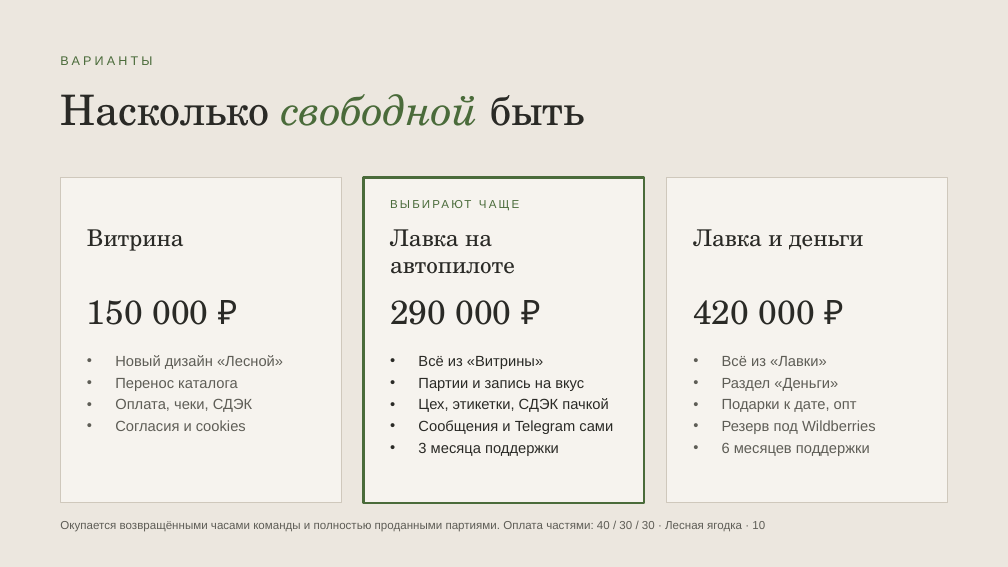
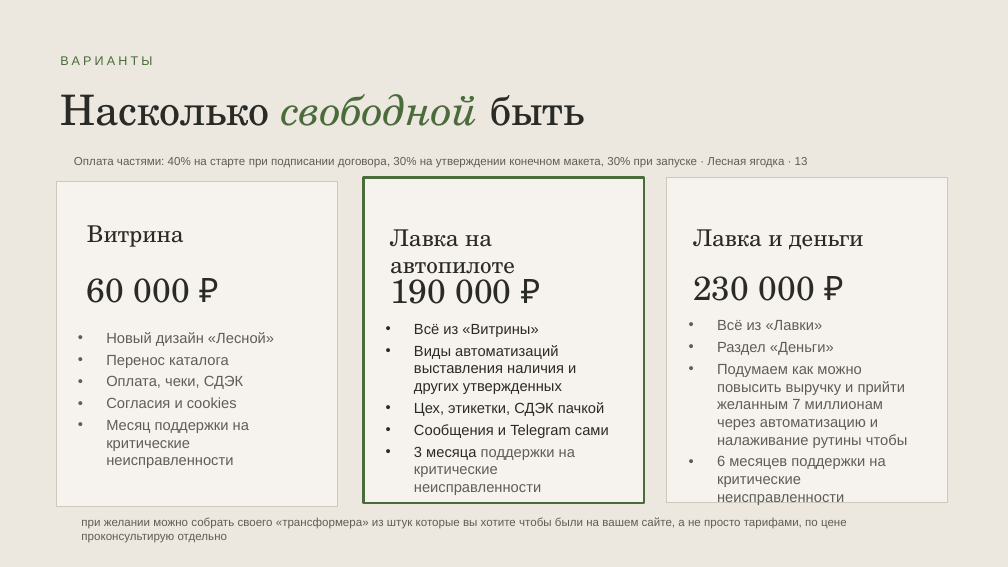
Before and after one commit to ellischment/svoya_ferma, a slide deck: slide 13 of docs/preview/lesnaya-yagodka-predlozhenie.pptx (slide 10 before the commit). Drawn at 1008x567 pixels with LibreOffice and Linux fonts; fonts in the diff are those of the drawing. Boxes give left, top, right and bottom in pixels: in the first picture for what was removed or moved away, otherwise in the second. Text is boxed around its words. In the diff, an @@ line names an element or a change of style, - is before the commit and + after.

```diff
--- a/docs/preview/lesnaya-yagodka-predlozhenie.pptx
+++ b/docs/preview/lesnaya-yagodka-predlozhenie.pptx
@@ text at [74,157,808,168]: text changed @@
-Окупается возвращёнными часами команды и полностью проданными партиями. Оплата частями: 40 / 30 / 30 · Лесная ягодка · 10
+Оплата частями: 40% на старте при подписании договора, 30% на утверждении конечном макета, 30% при запуске · Лесная ягодка · 13
@@ rectangle: place and size @@
-rectangle at [60,178,341,503]
+rectangle at [57,181,337,507]
@@ text removed at [390,197,618,219] @@
-ВЫБИРАЮТ ЧАЩЕ
@@ text "Витрина": place and size @@
-text "Витрина" at [87,229,184,251]
+text "Витрина" at [87,225,184,247]
@@ text at [390,269,511,304]: text changed @@
-290 000 ₽
+190 000 ₽
@@ text at [87,278,190,303]: text changed @@
-150 000 ₽
+60 000 ₽
@@ text at [693,276,815,301]: text changed @@
-420 000 ₽
+230 000 ₽
@@ text "Новый дизайн «Лесной»": place and size @@
-text "Новый дизайн «Лесной»" at [115,355,283,431]
+text "Новый дизайн «Лесной»" at [106,332,274,468]
@@ text "Всё из «Витрины»": place and size @@
-text "Всё из «Витрины»" at [418,356,613,456]
+text "Всё из «Витрины»" at [414,324,609,460]
@@ text "Всё из «Лавки»": place and size @@
-text "Всё из «Лавки»" at [722,356,876,456]
+text "Всё из «Лавки»" at [717,320,907,505]
@@ text at [414,345,576,394]: text changed @@
-• Партии и запись на вкус
+• Виды автоматизаций выставления наличия и других утвержденных
@@ text at [717,364,907,505]: text changed @@
-• Подарки к дате, опт
-• Резерв под Wildberries
-• 6 месяцев поддержки
+• Подумаем как можно повысить выручку и прийти желанным 7 миллионам через автоматизацию и налаживание рутины чтобы
+• 6 месяцев поддержки на критические неисправленности
@@ text at [106,420,249,468]: paragraph added @@
+• Месяц поддержки на критические неисправленности
@@ text at [414,446,575,460]: text changed; text colour #2A2A26 to #5E5D56 @@
-• 3 месяца поддержки
+• 3 месяца поддержки на критические неисправленности
@@ text added at [81,517,847,543], 11 pt, text #5E5D56 @@
+при желании можно собрать своего «трансформера» из штук которые вы хотите чтобы были на вашем сайте, а не просто тарифами, по цене проконсультирую отдельно
```
Also in this commit, not shown: 8 other slides changed, 6 slides added, 3 slides removed.
